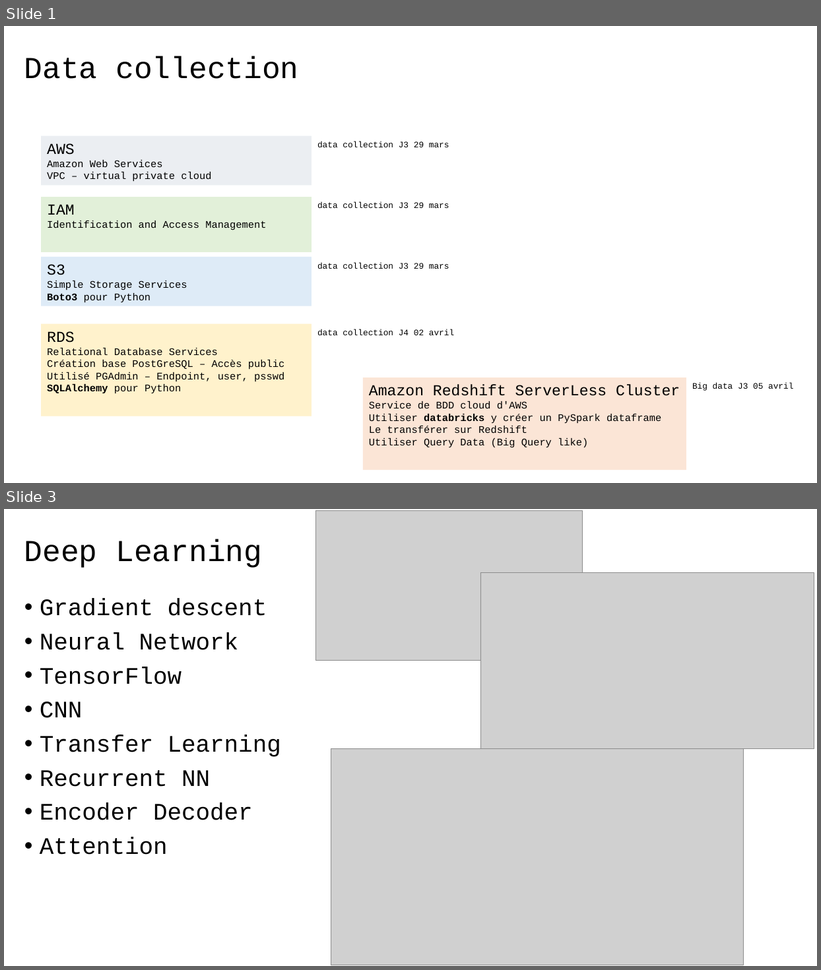
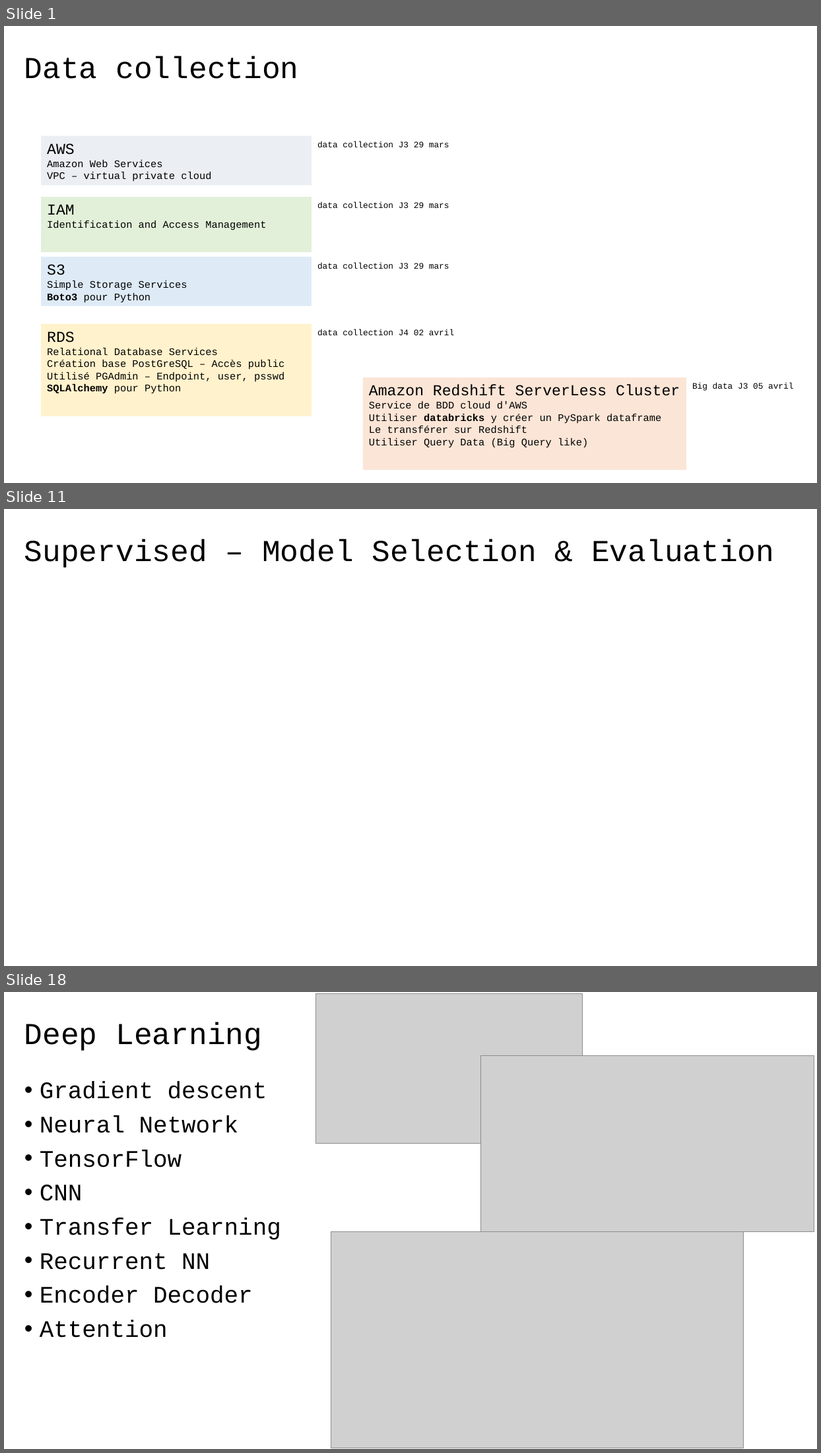
Before and after one commit to 40tude/fullstack_mars_2024, a slide deck: 12_assets/course_review.pptx. Shown one above the other, each under a label of ours: slides 1 and 3 before the commit, slides 1, 11 and 18 after it; the slides between them are not shown. The pictures are 821x970 and 821x1453 pixels, drawn with LibreOffice and Linux fonts; fonts in the diff are those of the drawing; grey boxes stand for pictures. Boxes give left, top, right and bottom in pixels: in the first picture for what was removed or moved away, otherwise in the second. Text is boxed around its words. In the diff, an @@ line names an element or a change of style, - is before the commit and + after.

```diff
--- a/12_assets/course_review.pptx
+++ b/12_assets/course_review.pptx
@@ slide 11 added at [4,509,817,966], background #FFFFFF @@
@@ title added at [24,539,774,568], 36 pt, text #000000 @@
+Supervised – Model Selection & Evaluation
@@ what was slide 3 is now slide 18 @@
```
Also in this commit, not shown: 12 slides changed, 15 other slides added, 1 slide removed, 18 other files.
